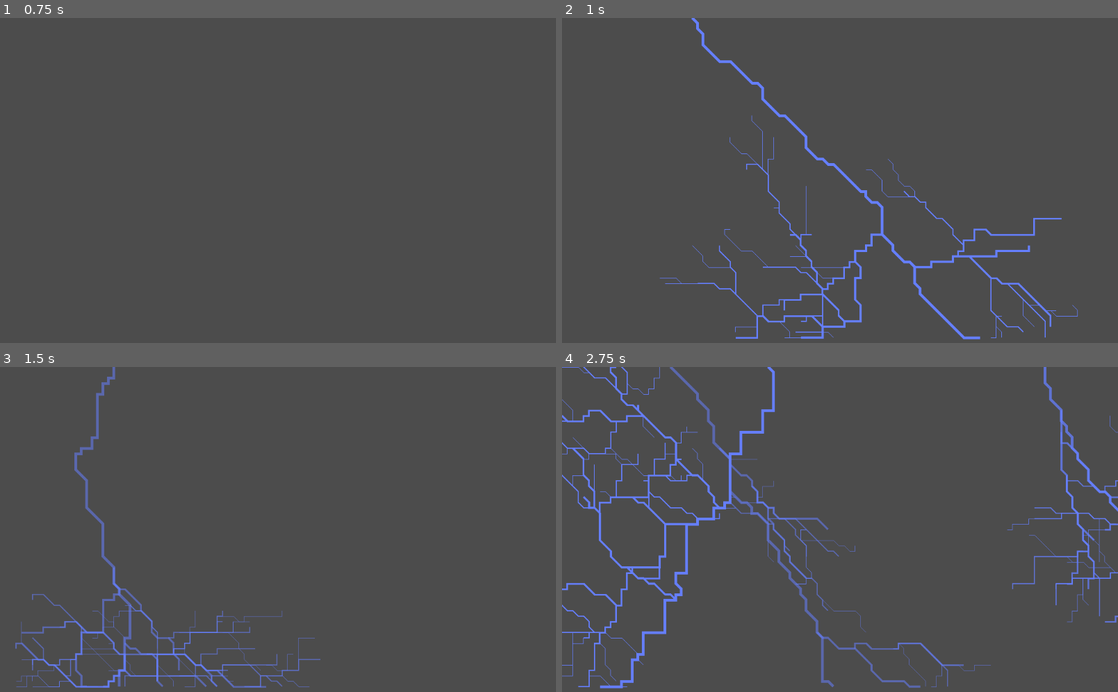
Above: before the commit, frames 1-4 (two rows, left to right).
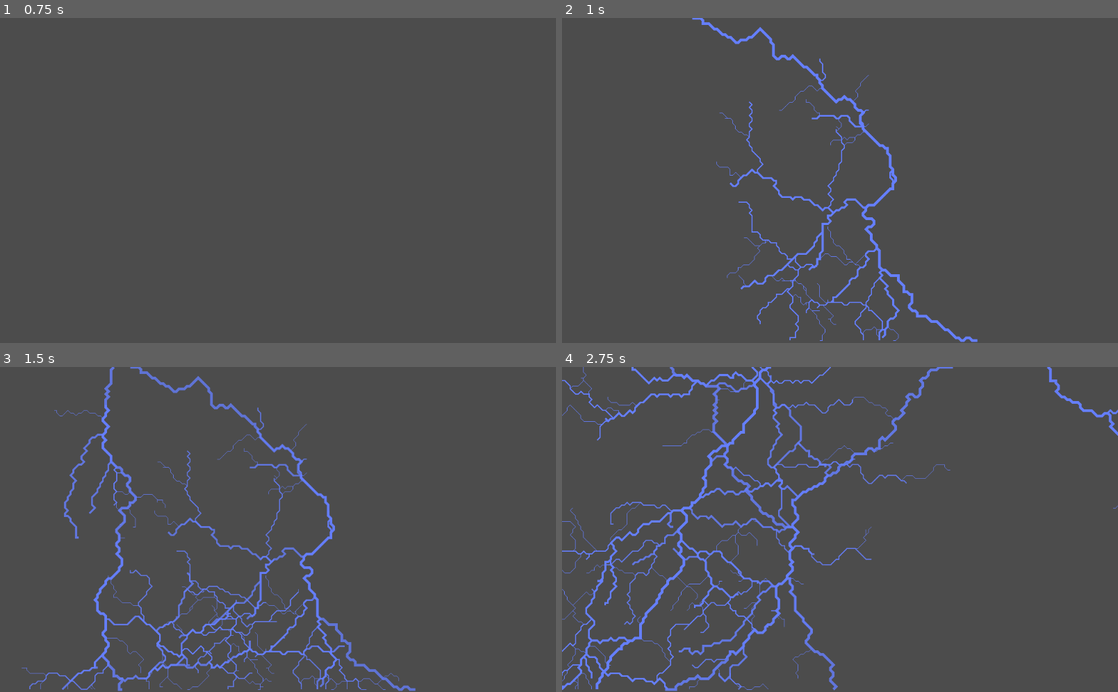
Above: after the commit, the same moments.

Repository: nefrace/astar_lightning
Game: Godot game, scene res://LightningGenerator.tscn
Same seed, same stepped clock (60 frames per second), same inputs: the game is played once before the commit and once after it. The project has no main scene, so this scene is started directly.
Inputs:
- Up to frame 1 (0.75 s): tap Enter at 0.5 s
- Up to frame 2 (1 s): no input
- Up to frame 3 (1.5 s): no input
- Up to frame 4 (2.75 s): no input

Frame 1 is identical in both runs. In frame 2, 5.5% of the frame differs, in the area x 17-93%, y 0-100%; in frame 3, 7.2%; in frame 4, 12%, in the area x 0-100%, y 0-100%.

Commit message:
Fixed connections between points in astar

Diff:
--- a/lightning.gd
+++ b/lightning.gd
@@ -1,8 +1,8 @@
 extends Node2D
 
-export var points_w = 120
-export var points_h = 60
-export var points_gap = 10
+export var points_w = 240
+export var points_h = 120
+export var points_gap = 5
 
 var astar : AStar2D = AStar2D.new()
 # Called when the node enters the scene tree for the first time.
@@ -11,12 +11,12 @@
 
 	for i in range(points_w): # Fill it with points
 		for j in range(points_h):
-			astar.add_point(i+j*points_w, Vector2(i*points_gap, j*points_gap), rand_range(1, 10))
+			astar.add_point(i+j*points_w, Vector2(i*points_gap, j*points_gap), rand_range(1, 100000))
 
 	for i in range(points_w):  # Connect neighbors to each other
 		for j in range(points_h):
-			for ii in range(-1, 1):
-				for jj in range(-1, 1):
+			for ii in range(-1, 2):
+				for jj in range(-1, 2):
 					var di = i+ii
 					var dj = j+jj
 					var ida = i+j*points_w
@@ -31,7 +31,8 @@
 	var b = Vector2(rand_range(0, points_w * points_gap), points_h * points_gap) # Random bottom point
 	var l = lightning(a, b, 5, self) # Generate lightning
 
-	$Tween.interpolate_property(l, "modulate", Color(1,1,1,1), Color(1,1,1,0),0.5, Tween.TRANS_BOUNCE, Tween.EASE_IN) # Fade smooth
+	$Tween.interpolate_property(l, "modulate", Color(1,1,1,1), Color(1,1,1,0),1, Tween.TRANS_BOUNCE, Tween.EASE_IN) # Fade smooth
+	$Tween.interpolate_callback(l, 1, "queue_free")
 	$Tween.start()
 
 	$Timer.wait_time = rand_range(.1, 1)
